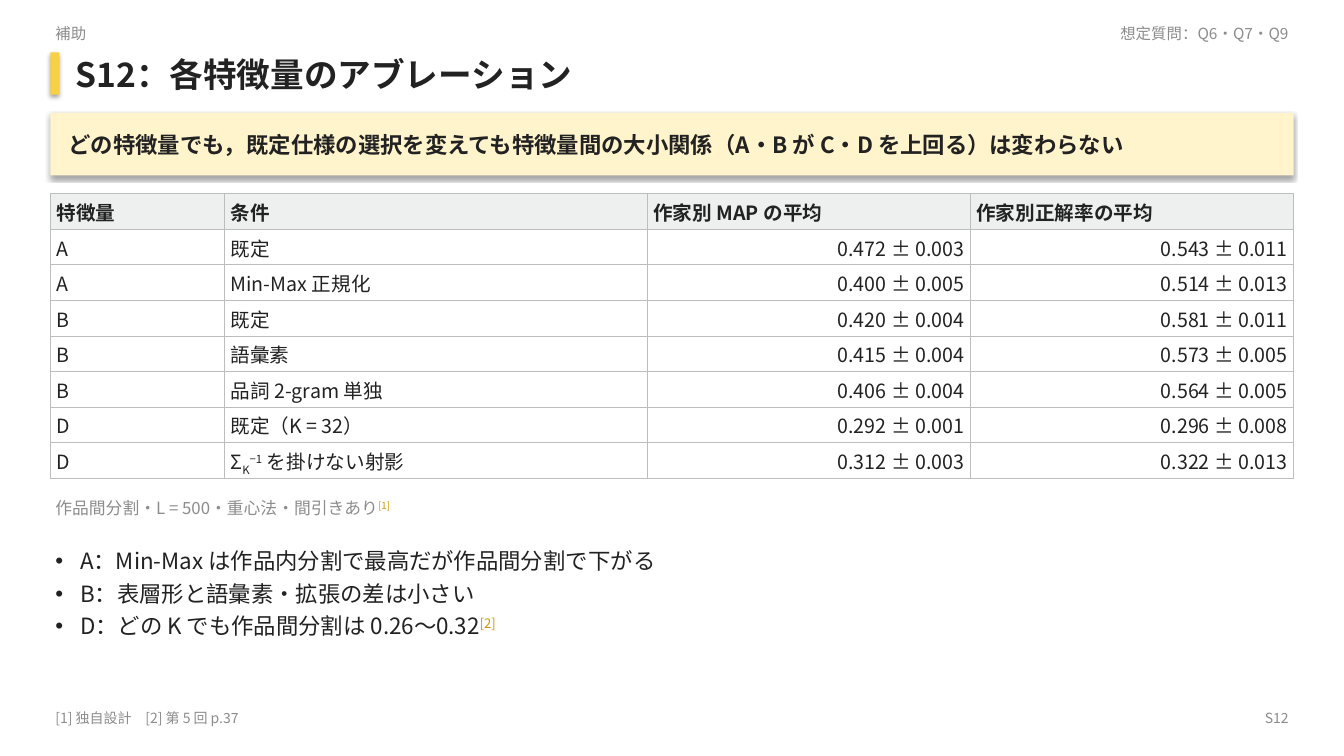
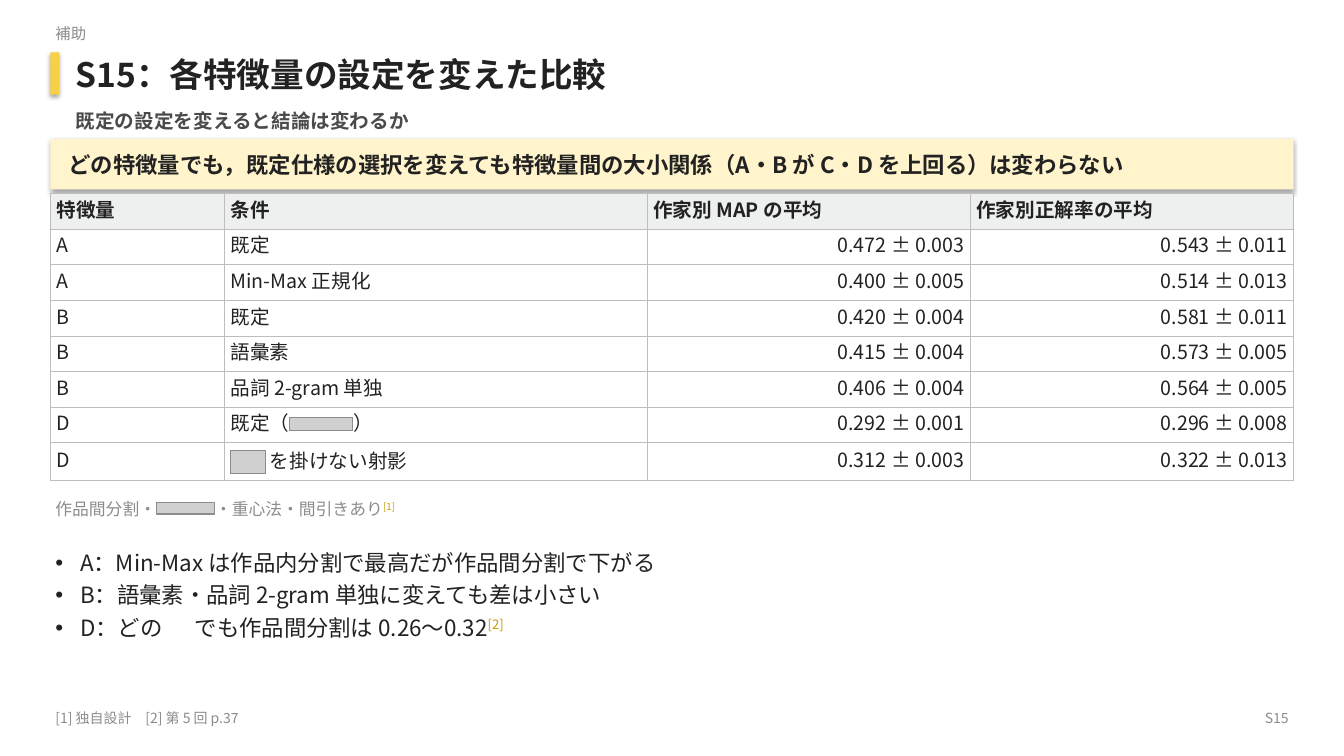
Before and after one commit to matsumoto-af22041/text-author-identifier-nlps, a slide deck: slide 39 of presentation/slides.pptx (slide 34 before the commit). Drawn at 1344x756 pixels with LibreOffice and Linux fonts; fonts in the diff are those of the drawing; grey boxes stand for pictures; background and template pictures are left out. Boxes give left, top, right and bottom in pixels: in the first picture for what was removed or moved away, otherwise in the second. Text is boxed around its words. In the diff, an @@ line names an element or a change of style, - is before the commit and + after.

```diff
--- a/presentation/slides.pptx
+++ b/presentation/slides.pptx
@@ text removed at (x1=1120, y1=26, x2=1288, y2=42) @@
-想定質問：Q6・Q7・Q9
@@ text at (x1=76, y1=58, x2=607, y2=90): text changed @@
-S12：各特徴量のアブレーション
+S15：各特徴量の設定を変えた比較
@@ text added at (x1=76, y1=111, x2=409, y2=130), 14 pt, text #4A4A4A, bold @@
+既定の設定を変えると結論は変わるか
@@ rectangle "どの特徴量でも，既定仕様の選択を変えても特徴量間の大小関係（A・B が C・D を上回る）は変わらない" resized from (x1=50, y1=113, x2=1294, y2=175) to (x1=50, y1=139, x2=1294, y2=190) @@
@@ rectangle "どの特徴量でも，既定仕様の選択を変えても特徴量間の大小関係（A・B が C・D を上回る）は変わらない" at (x1=50, y1=139, x2=1294, y2=190): line spacing 1 to 19.2pt @@
@@ table at (x1=50, y1=194, x2=1295, y2=480) @@
-row 7, column 2: 既定（K = 32）
+row 7, column 2: 既定（ ）
-row 8, column 2: ΣK−1 を掛けない射影
+row 8, column 2: を掛けない射影
@@ line spacing 1 to 16.8pt @@
@@ picture added at (x1=289, y1=417, x2=353, y2=431) @@
@@ picture added at (x1=231, y1=451, x2=266, y2=474) @@
@@ text at (x1=55, y1=501, x2=395, y2=516): text changed @@
-作品間分割・L = 500・重心法・間引きあり[1]
+作品間分割・ ・重心法・間引きあり[1]
@@ picture added at (x1=156, y1=503, x2=215, y2=514) @@
@@ text at (x1=80, y1=552, x2=656, y2=573): line spacing 1 to 19.2pt @@
@@ text at (x1=80, y1=584, x2=601, y2=638): text changed @@
-• B：表層形と語彙素・拡張の差は小さい
-• D：どの K でも作品間分割は 0.26～0.32[2]
+• B：語彙素・品詞 2-gram 単独に変えても差は小さい
+• D：どの でも作品間分割は 0.26～0.32[2]
@@ text at (x1=1265, y1=712, x2=1289, y2=723): text changed @@
-S12
+S15
```
Also in this commit, not shown: 33 other slides changed, 7 slides added, 2 slides removed, 25 other files.
